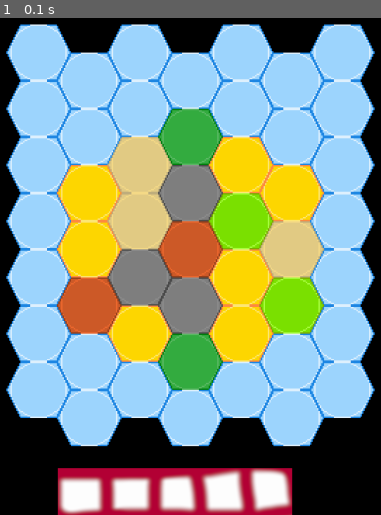
Above: before the commit, frame 1.
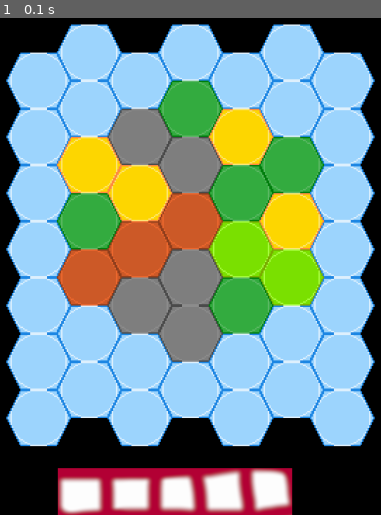
Above: after the commit, the same moment.

Repository: mplch/catanpy
Game: pygame game, started from run.py
The game is run twice, just before and just after one commit, with the same random seed, the same clock (stepped at 60 frames per second) and the same inputs.
Inputs:
- Up to frame 1 (0.1 s): no input

The runs differ from the first frame. In frame 1, 49% of the frame differs, in the area x 1-99%, y 1-87%.

Commit message:
W-8; Tide up. Functions.

Diff:
--- a/run.py
+++ b/run.py
@@ -28,10 +28,11 @@
 
 hexes = "textures/hexes/"
 hextypes = "Claypit.png  Dessert.png  Field.png  Forest.png  \
+Mountains.png  Pasture.png  Sea.png  Template_vert".split('  ')
+# odeber png (a zpet pridej) --> hexes + type + ".png"
+hexlands = "Claypit.png  Field.png  Forest.png  \
 Mountains.png  Pasture.png".split('  ')
-# odeber png (a zpet pridej) --> hexes + type + ".png"
-#for t in hextypes: t = t.strip()
-for t in hextypes: print(">",t,"<")
+for t in hexlands: print(">",t,"<")
 
 #----- FUNCTIONS ------------------------------------------------------
 
@@ -48,7 +49,8 @@
     # connect urcite ne, conformation...nevim
     x_off, y_off = 200, 5
     hor_con, ver_con = 10, 6
-    if c % 2 == 0:
+    doShiftFirstColumnDown = 1  # bool 0 or 1
+    if c % 2 == doShiftFirstColumnDown:
         x = x_off + c * (tileSize - hor_con)
         y = y_off + r * (tileSize - ver_con)
         putTile(type, (x, y))
@@ -57,15 +59,37 @@
         y = y_off + r * (tileSize - ver_con) + tileSize // 2 - 3  # magic number 3 ?!
         putTile(type, (x, y))
 
-def draw_map_ocean(w, h):
+def draw_map_rectangle(w, h):
     for c in range(w):
         for r in range(h):
-            type = random.choice(hextypes)
+            type = random.choice(hexlands)
             placeHex(type, c, r)
+    for f in range(7):
+        placeHex("Sea.png", 0, f)
+        placeHex("Sea.png", 6, f)
+        placeHex("Sea.png", f, 0)
+        placeHex("Sea.png", f, 6)
 
     """
     * takto je to mozna nejprehlednejsi. --> Funguje to? funguje!
     """
+
+def draw_map_def_hex_v1():
+    draw_map_rectangle(7, 7)
+    outer = "Template_vert.png"
+    outer = "Sea.png"
+    for f in range(7):
+        placeHex(outer, 0, f)
+        placeHex(outer, 6, f)
+        placeHex(outer, f, 0)
+        placeHex(outer, f, 6)
+    placeHex(outer, 1, 1)
+    placeHex(outer, 5, 1)
+    placeHex(outer, 1, 5)
+    placeHex(outer, 2, 5)
+    placeHex(outer, 4, 5)
+    placeHex(outer, 5, 5)
+
 
 #----- SETUP ------------------------------------------------------
 
@@ -86,25 +110,20 @@
 surf_board = pygame.Surface((W//SCALE, H//SCALE))
 print(surf_board.get_size())
 
-draw_map_ocean(7, 7)
+# draw_map_rectangle(7, 7)
+draw_map_def_hex_v1()
 
-for f in range(7):
-    placeHex("Sea.png", 0, f)
-    placeHex("Sea.png", 6, f)
-    placeHex("Sea.png", f, 0)
-    placeHex("Sea.png", f, 6)
 
-placeHex("Sea.png", 1, 1)
-placeHex("Sea.png", 2, 1)
-placeHex("Sea.png", 4, 1)
-placeHex("Sea.png", 5, 1)
+# placeHex("Sea.png", 1, 1)
+# placeHex("Sea.png", 2, 1)
+# placeHex("Sea.png", 4, 1)
+# placeHex("Sea.png", 5, 1)
+#
+# placeHex("Sea.png", 1, 6)
+# placeHex("Sea.png", 2, 6)
+# placeHex("Sea.png", 4, 6)
+# placeHex("Sea.png", 5, 6)
 
-placeHex("Sea.png", 1, 6)
-placeHex("Sea.png", 2, 6)
-placeHex("Sea.png", 4, 6)
-placeHex("Sea.png", 5, 6)
-placeHex("Sea.png", 1, 5)
-placeHex("Sea.png", 5, 5)
 
 
 
